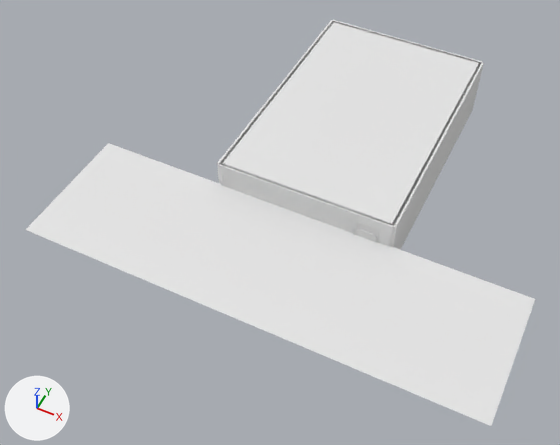
The Blender file Blender/Urban Laundromat/urban-laundromat.blend as it was, and as the next commit left it.
One viewpoint serves both versions: a 50 mm camera at (9.1, -26.4, 26.2) aimed at (-1.3, -5.6, 0.2). The lights are fixed; the arrows at lower left show +X, +Y and +Z. The picture after the commit comes second.

Objects in the first picture: 'DoorGlass', 'DuskBackdrop', 'RoomBackWall', 'RoomCeiling', 'RoomLeftWall', 'RoomRightWall', 'StorefrontFrameTop', 'StorefrontGlass' and 1 more.
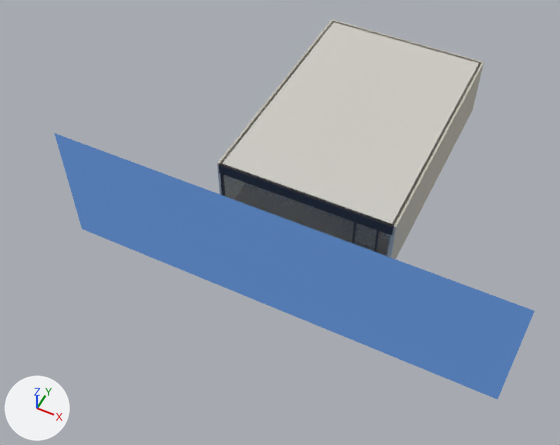
Pixel boxes (x1, y1, x2, y2) of what changed, in the pictures (560 x 445 px):
'DuskBackdrop', recoloured, turned: before (26, 143, 535, 426); after (54, 133, 535, 400)
'RoomCeiling', recoloured (white to light grey): (221, 21, 482, 226) in both
'RoomRightWall', recoloured (white to light grey): (389, 62, 484, 250) in both
'StorefrontGlass', recoloured: (222, 174, 391, 246) in both
'StorefrontFrameTop', recoloured: (218, 163, 394, 235) in both
'RoomLeftWall', recoloured: (217, 20, 334, 184) in both
'DoorGlass', recoloured: (354, 228, 377, 242) in both
'RoomBackWall', recoloured: (332, 20, 482, 62) in both

The edits, one by one:
Material 'GlassStorefront_Material' (mat_glassstorefront_material) is new.
Its base color is (0.6, 0.7, 0.75) (pale blue #cbdae1).
Its roughness is 0.06.
Its ior is 1.45.
Its alpha is 0.22.
Its transmission weight is 0.92.
Material 'WallPaint_Material' (mat_wallpaint_material) is new.
Its base color is (0.55, 0.52, 0.44) (light grey #c4bfb1).
Its roughness is 0.8.
Material 'DuskSky_Material' (mat_dusksky_material) is new.
Its base color is (0.015, 0.02, 0.04) (dark blue #212738).
Its roughness is 1.0.
Its emission color is (0.05, 0.12, 0.28) (blue #3f6190).
Its emission strength is 1.5.
Material 'FrameMetal_Material' (mat_framemetal_material) is new.
Its base color is (0.05, 0.05, 0.055) (dark grey #3f3f42).
Its metallic is 0.7.
Its roughness is 0.4.
Material 'CeilingPaint_Material' (mat_ceilingpaint_material) is new.
Its base color is (0.62, 0.6, 0.55) (light grey #cecbc4).
Its roughness is 0.9.
me_roomceiling_mesh has 4 vertices, 1 face and spans x -1.0..1.0, y -1.0..1.0, z 0.0.
me_roomceiling_mesh gains material mat_ceilingpaint_material (light grey #cecbc4).
me_roombackwall_mesh has 8 vertices, 6 faces and spans x -1.0..1.0, y -1.0..1.0, z -1.0..1.0.
me_roombackwall_mesh gains material mat_wallpaint_material (light grey #c4bfb1).
me_roomleftwall_mesh has 8 vertices, 6 faces and spans x -1.0..1.0, y -1.0..1.0, z -1.0..1.0.
me_roomleftwall_mesh gains material mat_wallpaint_material (light grey #c4bfb1).
me_roomrightwall_mesh has 8 vertices, 6 faces and spans x -1.0..1.0, y -1.0..1.0, z -1.0..1.0.
me_roomrightwall_mesh gains material mat_wallpaint_material (light grey #c4bfb1).
me_storefrontframetop_mesh has 8 vertices, 6 faces and spans x -1.0..1.0, y -1.0..1.0, z -1.0..1.0.
me_storefrontframetop_mesh gains material mat_framemetal_material (dark grey #3f3f42).
me_storefrontglass_mesh has 8 vertices, 6 faces and spans x -1.0..1.0, y -1.0..1.0, z -1.0..1.0.
me_storefrontglass_mesh gains material mat_glassstorefront_material (pale blue #cbdae1).
me_doorglass_mesh has 8 vertices, 6 faces and spans x -1.0..1.0, y -1.0..1.0, z -1.0..1.0.
me_doorglass_mesh gains material mat_glassstorefront_material (pale blue #cbdae1).
me_duskbackdrop_mesh has 4 vertices, 1 face and spans x -1.0..1.0, y -1.0..1.0, z 0.0.
me_duskbackdrop_mesh gains material mat_dusksky_material (dark blue #212738, glowing blue #3f6190).
Object 'DuskBackdrop' (ob_duskbackdrop) turns from (0, 0, 0) to (-90, 0, 0) degrees about x, y and z.
